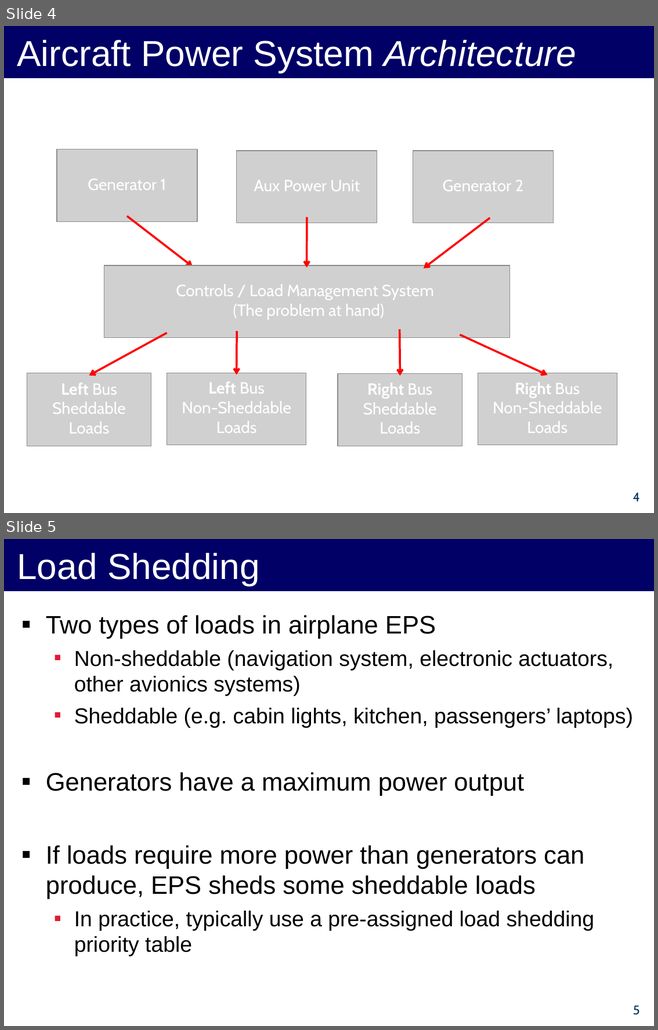
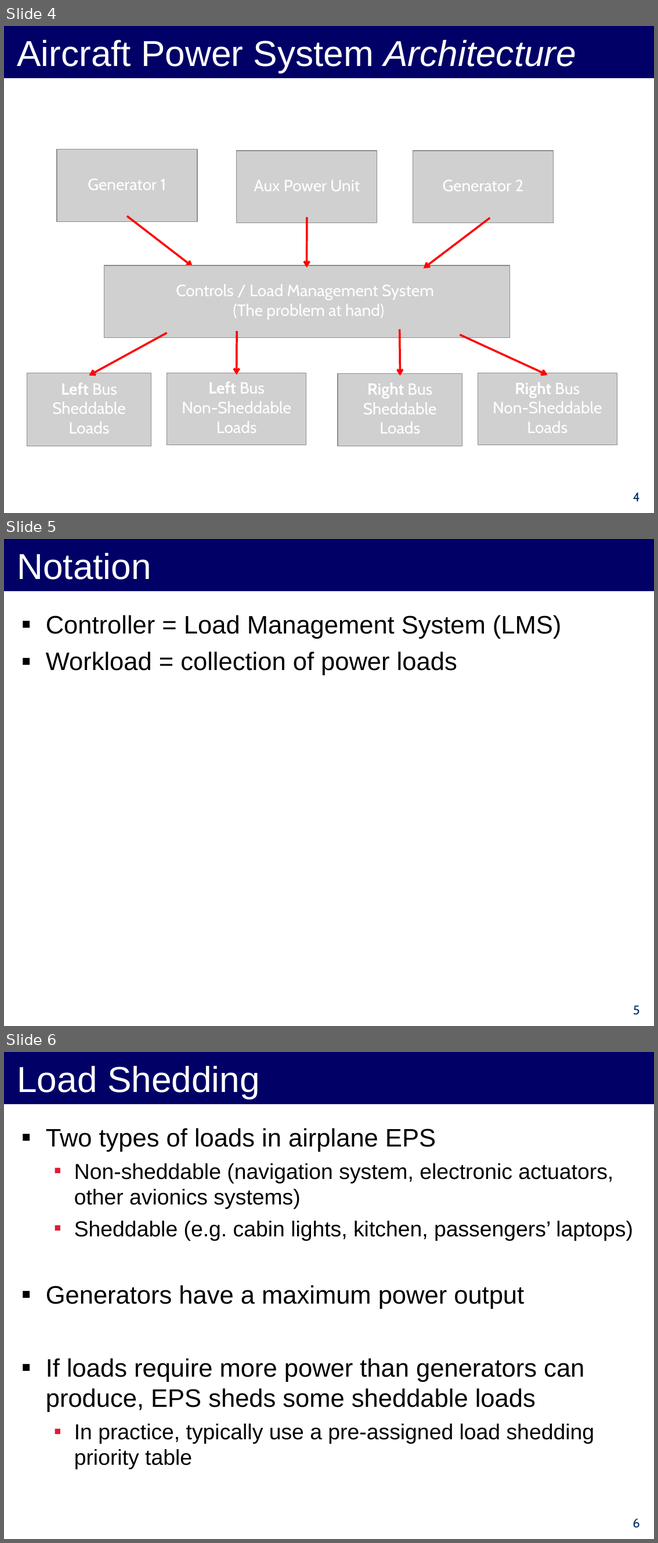
Before and after one commit to forresti/optimal_load_management, a slide deck: project/12-3-12_Presentation.ppt. Shown one above the other, each under a label of ours: slides 4 and 5 before the commit, slides 4, 5 and 6 after it. The pictures are 658x1030 and 658x1543 pixels, drawn with LibreOffice and Linux fonts; fonts in the diff are those of the drawing; grey boxes stand for pictures. Boxes give left, top, right and bottom in pixels: in the first picture for what was removed or moved away, otherwise in the second. Text is boxed around its words. In the diff, an @@ line names an element or a change of style, - is before the commit and + after.

Commit message:
added: (1) a slide that sort of uses contracts, and (2) a slide about our notation

```diff
--- a/project/12-3-12_Presentation.ppt
+++ b/project/12-3-12_Presentation.ppt
@@ slide 5 added at (4,539,654,1026), background #FFFFFF @@
@@ title added at (4,539,654,591), fill #000066, 40 pt, text #FFFFFF @@
+Notation
@@ text added at (46,615,561,675), 28 pt, text #000000 @@
+▪ Controller = Load Management System (LMS)
+▪ Workload = collection of power loads
@@ page number added at (633,1005,640,1015), 14 pt, text #002D62 @@
+5
@@ what was slide 5 is now slide 6 @@
@@ page number at (632,1519,639,1528): text changed @@
-5
+6
```
Also in this commit, not shown: 1 other slide added.
